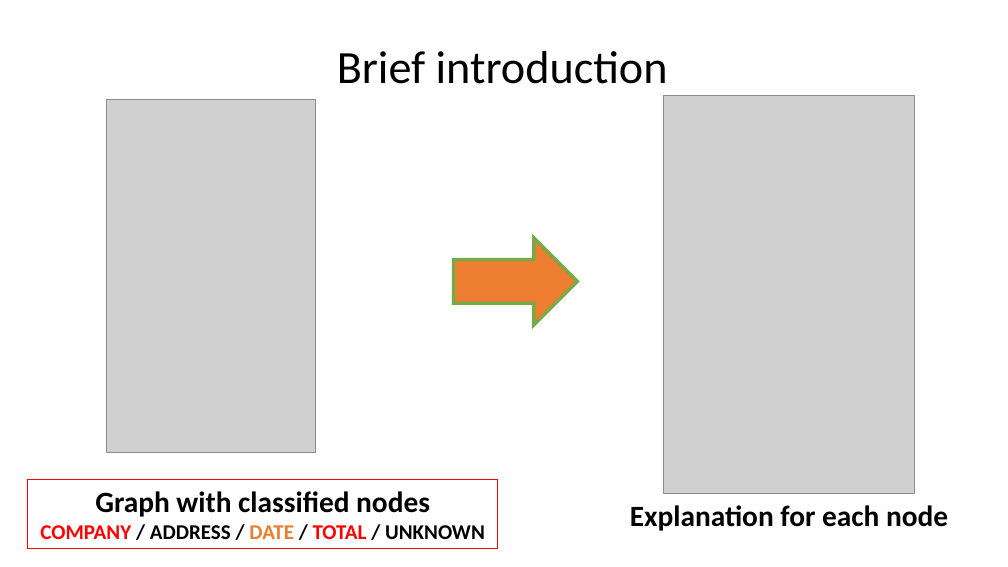
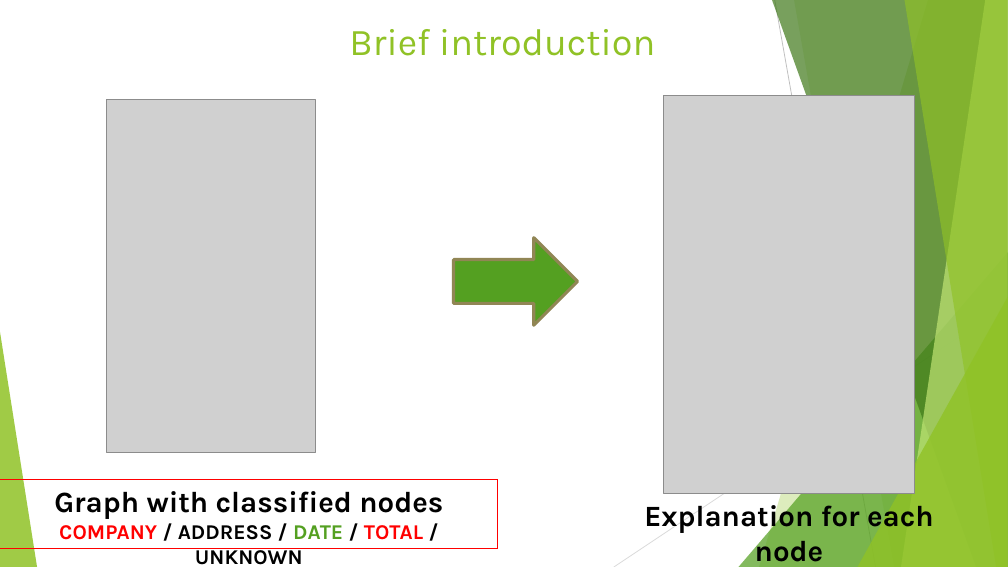
Before and after one commit to bql20000/Full_Flax, a slide deck: slide 17 of KV3 - Fullflax.pptx (slide 12 before the commit). Drawn at 1008x567 pixels with LibreOffice and Linux fonts; fonts in the diff are those of the drawing; grey boxes stand for pictures. Boxes give left, top, right and bottom in pixels: in the first picture for what was removed or moved away, otherwise in the second. Text is boxed around its words. In the diff, an @@ line names an element or a change of style, - is before the commit and + after.

```diff
--- a/KV3 - Fullflax.pptx
+++ b/KV3 - Fullflax.pptx
@@ title "Brief introduction" at bbox=[349, 29, 655, 56]: size 44 to 36 pt, font Calibri to Karla, text colour #000000 to #90C226; line spacing 0.9 to 1; vertical alignment middle to top @@
@@ right arrow at bbox=[454, 237, 578, 325]: fill #ED7D31 to #54A021; outline #70AD47 3 pt to #918655 3 pt @@
@@ group added at bbox=[0, 0, 1008, 567]: 5 freeform shapes, 3 triangles, 2 lines @@
@@ rectangle "Graph with classified nodes": place and size @@
-rectangle "Graph with classified nodes" at bbox=[27, 480, 498, 549]
+rectangle "Graph with classified nodes" at bbox=[0, 480, 498, 549]
@@ rectangle "Graph with classified nodes" at bbox=[0, 480, 498, 549]: font Calibri to Karla; text colour #ED7D31 to #54A021 in "DATE" @@
@@ text "Explanation for each node" at bbox=[644, 499, 934, 562]: font Calibri to Karla @@
```
Also in this commit, not shown: 16 other slides changed, 6 slides added.
